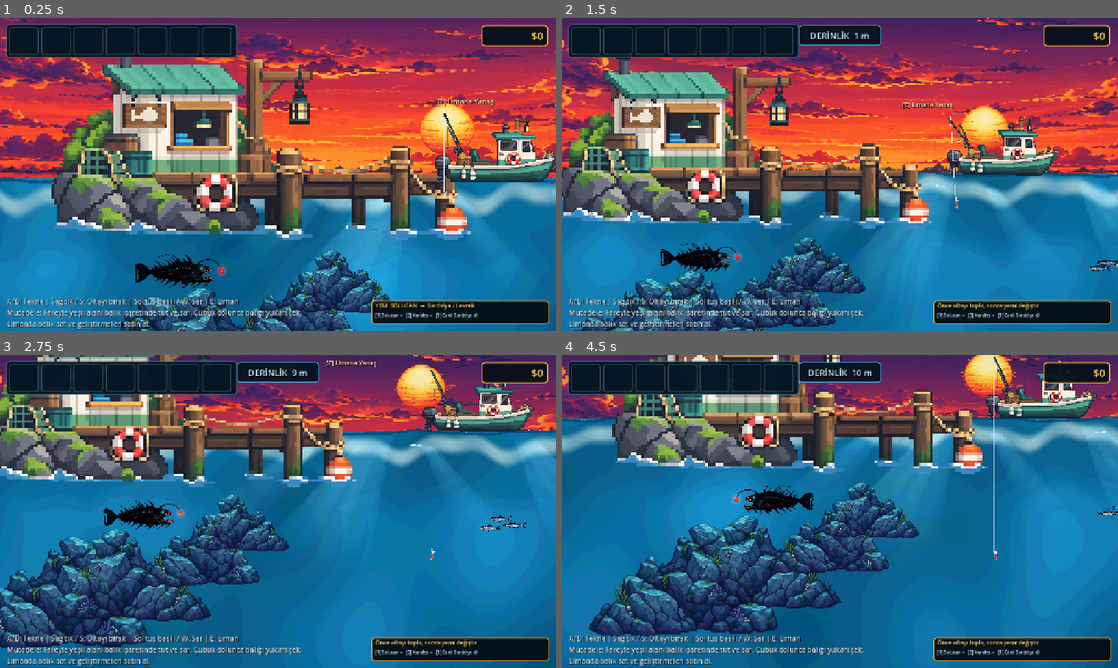
Above: before the commit, frames 1-4 (two rows, left to right).
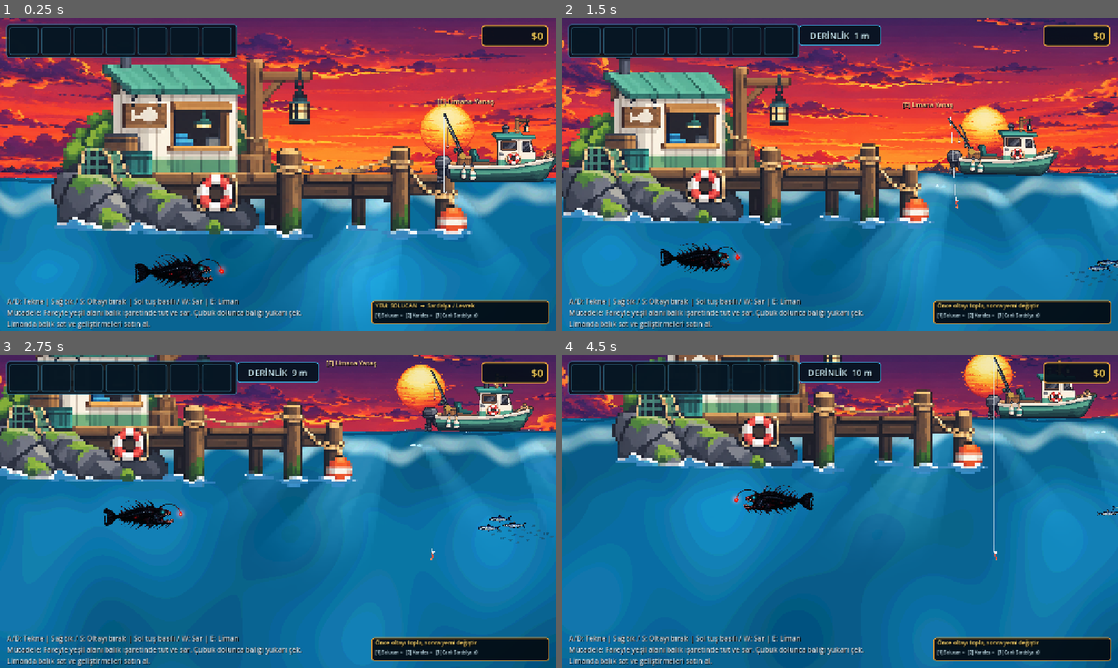
Above: after the commit, the same moments.

Repository: mirackayademir/TinyFisher
Game: Godot game, scene res://scenes/world.tscn
Two runs of this game, one before a commit and one after it. Both use one fixed random seed, a clock stepped at 60 frames per second and the inputs below.
Inputs (mouse positions are in pixels of both pictures, inside the frame that each line leads up to):
- Up to frame 1 (0.25 s): no input
- Up to frame 2 (1.5 s): tap Enter at 0.5 s; move the mouse to (962, 158) at 0.52 s; hold D (move_right) 0.53-1.28 s; tap E (dock) at 0.6 s; click (962, 158) at 0.67 s; move the mouse to (728, 190) at 1.27 s; hold S from 1.28 s (still down); tap 1 at 1.35 s
- Up to frame 3 (2.75 s): move the mouse to (333, 442) at 2.02 s; release S at 2.03 s; hold D (move_right) from 2.03 s (still down); tap 2 at 2.1 s
- Up to frame 4 (4.5 s): move the mouse to (812, 574) at 2.77 s; release D (move_right) at 2.78 s; hold W 2.78-3.53 s; tap 3 at 2.85 s; click (812, 574) at 2.92 s; move the mouse to (1006, 558) at 3.52 s; hold A (move_left) from 3.53 s (still down); tap E (dock) at 3.6 s; move the mouse to (673, 464) at 4.27 s; tap 1 at 4.35 s

The runs differ from the first frame. In frame 1, 5.1% of the frame differs, in the area x 21-71%, y 74-100%; in frame 2, 6.4%; in frame 3, 13%; in frame 4, 14%, in the area x 4-65%, y 40-90%.

Commit message:
Skip shallow rocks and add shallow fish school 10 of 36

Diff:
--- a/scenes/surface_foam_sync.gd
+++ b/scenes/surface_foam_sync.gd
@@ -3,11 +3,12 @@
 # Environment runtime destegi.
 # 7/36 surface_foam_01.png: hareketli ana dalgaya baglanir.
 # 8/36 sun_rays_01.png: tek, duzenli bir gunes huzmesi kumesi olarak kullanilir.
-# 9/36 shallow_rock_01.png: liman/kayi tarafindan suya uzanan sig resif duvari.
+# 9/36 shallow_rock_01.png: SIMDİLIK ATLANDI / gorunmez.
+# 10/36 shallow_fish_school_01_TEMP.png: tek, hafif arka-plan balık surusu.
 
 const FOAM_TEXTURE: Texture2D = preload("res://assets/environment/surface/surface_foam_01.png")
 const SUN_RAYS_TEXTURE: Texture2D = preload("res://assets/environment/surface/sun_rays_01.png")
-const SHALLOW_ROCK_TEXTURE: Texture2D = preload("res://assets/environment/shallow/shallow_rock_01.png")
+const SHALLOW_FISH_SCHOOL_TEXTURE: Texture2D = preload("res://assets/environment/shallow/shallow_fish_school_01_TEMP.png")
 
 const WATER_SURFACE_Y: float = 360.0
 const SUN_X: float = 1060.0
@@ -15,19 +16,24 @@
 const SUN_RAYS_WIDTH: float = 1450.0
 const SUN_RAYS_DEPTH_HEIGHT: float = 540.0
 
+const FISH_SCHOOL_POSITION: Vector2 = Vector2(1320.0, 650.0)
+const FISH_SCHOOL_TARGET_WIDTH: float = 220.0
+
 var _bound_line: Line2D = null
 var _ray_root: Node2D = null
-var _rock_root: Node2D = null
 var _sun_light_parallax: Parallax2D = null
+var _fish_school_sprite: Sprite2D = null
+var _fish_school_origin: Vector2 = FISH_SCHOOL_POSITION
+var _anim_time: float = 0.0
 var _scene_id: int = 0
 
 
 func _ready() -> void:
 	process_mode = Node.PROCESS_MODE_ALWAYS
-	print("ENV RUNTIME: 7/36 kopuk + 8/36 huzme + 9/36 kiyi resifi hazir")
-
-
-func _process(_delta: float) -> void:
+	print("ENV RUNTIME: 7/36 kopuk + 8/36 huzme + 9/36 kaya atlandi + 10/36 sig balik surusu")
+
+
+func _process(delta: float) -> void:
 	var current_scene: Node = get_tree().current_scene
 	if current_scene == null:
 		_reset_scene_refs()
@@ -38,20 +44,24 @@
 		_scene_id = current_id
 		_bound_line = null
 		_ray_root = null
-		_rock_root = null
 		_sun_light_parallax = null
+		_fish_school_sprite = null
+		_anim_time = 0.0
 
 	_sync_surface_foam(current_scene)
 	_ensure_sun_light_group(current_scene)
 	_ensure_sun_rays(current_scene)
-	_ensure_shallow_rock(current_scene)
+	_remove_skipped_rocks(current_scene)
+	_ensure_shallow_fish_school(current_scene)
+	_animate_shallow_fish_school(delta)
 
 
 func _reset_scene_refs() -> void:
 	_bound_line = null
 	_ray_root = null
-	_rock_root = null
 	_sun_light_parallax = null
+	_fish_school_sprite = null
+	_anim_time = 0.0
 	_scene_id = 0
 
 
@@ -209,55 +219,62 @@
 
 
 # -----------------------------------------------------------------------------
-# 9 / 36 - SHALLOW ROCK 01 / KIYI RESIFI
-# -----------------------------------------------------------------------------
-
-func _ensure_shallow_rock(current_scene: Node) -> void:
-	if is_instance_valid(_rock_root):
+# 9 / 36 - SHALLOW ROCK 01 - SIMDİLIK ATLANDI
+# -----------------------------------------------------------------------------
+
+func _remove_skipped_rocks(current_scene: Node) -> void:
+	var old_rock: Node = current_scene.get_node_or_null(
+		"EnvironmentLayers/UnderwaterLayers/MidDecorLayer/ShallowRock01Art"
+	)
+	if old_rock != null and not old_rock.is_queued_for_deletion():
+		old_rock.queue_free()
+
+
+# -----------------------------------------------------------------------------
+# 10 / 36 - SHALLOW FISH SCHOOL 01 TEMP
+# -----------------------------------------------------------------------------
+
+func _ensure_shallow_fish_school(current_scene: Node) -> void:
+	if is_instance_valid(_fish_school_sprite):
 		return
 
 	var decor_layer: Node2D = current_scene.get_node_or_null(
-		"EnvironmentLayers/UnderwaterLayers/MidDecorLayer"
+		"EnvironmentLayers/UnderwaterLayers/BackgroundDecorLayer"
 	) as Node2D
 	if decor_layer == null:
 		return
 
-	var existing: Node2D = decor_layer.get_node_or_null("ShallowRock01Art") as Node2D
+	var existing: Sprite2D = decor_layer.get_node_or_null("ShallowFishSchool01") as Sprite2D
 	if existing != null:
-		_rock_root = existing
-		return
-
-	var texture_size: Vector2 = SHALLOW_ROCK_TEXTURE.get_size()
+		_fish_school_sprite = existing
+		_fish_school_origin = existing.position
+		return
+
+	var texture_size: Vector2 = SHALLOW_FISH_SCHOOL_TEXTURE.get_size()
 	if texture_size.x <= 0.0 or texture_size.y <= 0.0:
 		return
 
-	_rock_root = Node2D.new()
-	_rock_root.name = "ShallowRock01Art"
-	decor_layer.add_child(_rock_root)
-
-	# Eski surumde kayalar acik denizde tek basina durdugu icin havada asili gorunuyordu.
-	# Artik sadece liman/kayi tarafinda, birbirinin ustune binen bir resif duvari kuruyoruz.
-	# Buyuk kutle solda dunya disina tasar; kucuk kutleler saga-yukariya dogru seyreklesir.
-	# Boylece gorunen alt kenarlar birbirine gomulur ve kaya "denizin ortasinda" durmaz.
-	var placements: Array[Vector3] = [
-		Vector3(-40.0, 1045.0, 1.12),
-		Vector3(205.0, 955.0, 0.92),
-		Vector3(390.0, 845.0, 0.72),
-		Vector3(525.0, 735.0, 0.56)
-	]
-
-	for i: int in range(placements.size()):
-		var placement: Vector3 = placements[i]
-		var scale_value: float = placement.z
-		var scaled_height: float = texture_size.y * scale_value
-
-		var sprite: Sprite2D = Sprite2D.new()
-		sprite.name = "ShallowReefRock_%02d" % i
-		sprite.texture = SHALLOW_ROCK_TEXTURE
-		sprite.texture_filter = CanvasItem.TEXTURE_FILTER_NEAREST
-		sprite.position = Vector2(placement.x, placement.y - scaled_height * 0.5)
-		sprite.scale = Vector2(-scale_value if i % 2 == 1 else scale_value, scale_value)
-		sprite.modulate = Color(0.84, 0.94, 1.0, 0.94)
-		_rock_root.add_child(sprite)
-
-	print("SHALLOW ROCK: 9/36 acik denizden kaldirildi; liman tarafinda kiyi resifi kuruldu")
+	var fit_scale: float = FISH_SCHOOL_TARGET_WIDTH / texture_size.x
+
+	_fish_school_sprite = Sprite2D.new()
+	_fish_school_sprite.name = "ShallowFishSchool01"
+	_fish_school_sprite.texture = SHALLOW_FISH_SCHOOL_TEXTURE
+	_fish_school_sprite.texture_filter = CanvasItem.TEXTURE_FILTER_NEAREST
+	_fish_school_sprite.position = FISH_SCHOOL_POSITION
+	_fish_school_sprite.scale = Vector2.ONE * fit_scale
+	_fish_school_sprite.modulate = Color(0.78, 0.90, 0.96, 0.50)
+	decor_layer.add_child(_fish_school_sprite)
+	_fish_school_origin = FISH_SCHOOL_POSITION
+
+	print("SHALLOW FISH SCHOOL: 10/36 tek arka-plan surusu eklendi")
+
+
+func _animate_shallow_fish_school(delta: float) -> void:
+	if not is_instance_valid(_fish_school_sprite):
+		return
+
+	_anim_time += delta
+	_fish_school_sprite.position = _fish_school_origin + Vector2(
+		sin(_anim_time * 0.32) * 38.0,
+		sin(_anim_time * 0.67) * 6.0
+	)
